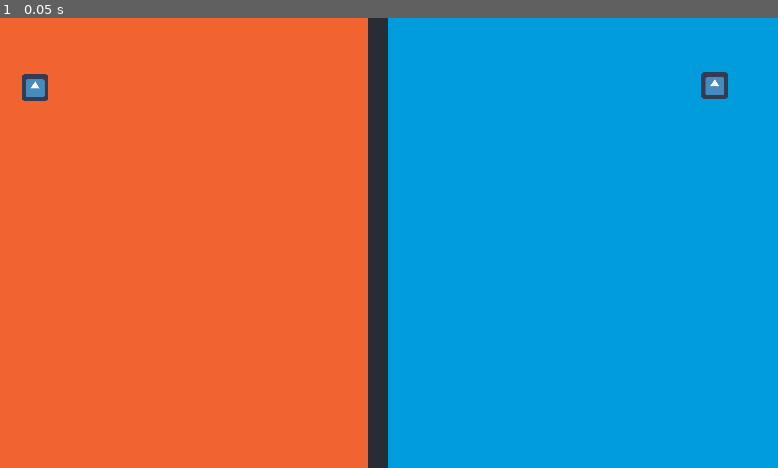
Above: before the commit, frame 1.
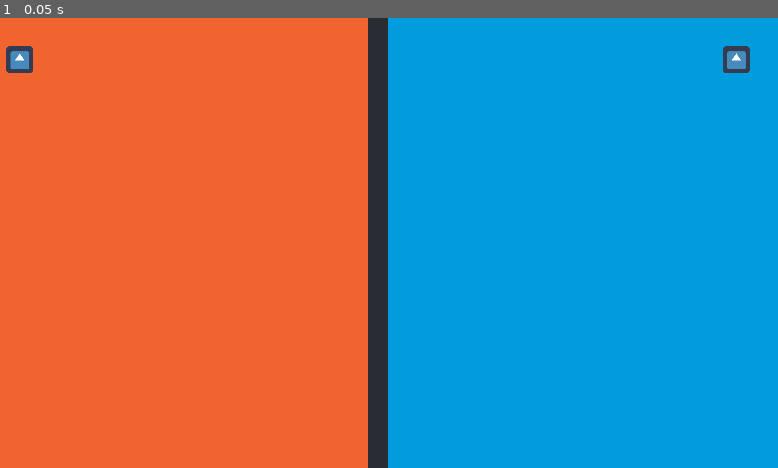
Above: after the commit, the same moment.

Repository: bitten-sweet-studio/paper-duel
Game: Godot game, scene res://arenas/arena_full.tscn
Two runs of this game, one before a commit and one after it. Both use one fixed random seed, a clock stepped at 60 frames per second and the inputs below. The engine's default icon, where the game draws it, is replaced by a stand-in: a white triangle on a blue panel in a dark square.
Inputs:
- Up to frame 1 (0.05 s): no input

The runs differ from the first frame. In frame 1, 0.8% of the frame differs, in the area x 0-97%, y 6-19%.

Commit message:
feat: Players Resources for movement_input

Diff:
--- a/game/arenas/arena_full.tscn
+++ b/game/arenas/arena_full.tscn
@@ -1,12 +1,17 @@
-[gd_scene load_steps=6 format=2]
+[gd_scene load_steps=9 format=2]
 
 [ext_resource path="res://arenas/arena_left.tscn" type="PackedScene" id=1]
 [ext_resource path="res://arenas/arena_right.tscn" type="PackedScene" id=2]
 [ext_resource path="res://arenas/middle_wall.tscn" type="PackedScene" id=3]
 [ext_resource path="res://arenas/side_wall.tscn" type="PackedScene" id=4]
 [ext_resource path="res://player/player.tscn" type="PackedScene" id=5]
+[ext_resource path="res://scripts/arena_full.gd" type="Script" id=6]
+[ext_resource path="res://player/right_player_input_definition.tres" type="Resource" id=7]
+[ext_resource path="res://player/left_player_input_definition.tres" type="Resource" id=8]
 
 [node name="arena_full" type="Node2D"]
+script = ExtResource( 6 )
+player_scene = ExtResource( 5 )
 
 [node name="Camera2D" type="Camera2D" parent="."]
 offset = Vector2( 960, 540 )
@@ -41,24 +46,18 @@
 
 [node name="middle_wall" parent="walls" instance=ExtResource( 3 )]
 
-[node name="player_left" parent="." instance=ExtResource( 5 )]
-position = Vector2( 137, 167 )
-__meta__ = {
-"_edit_group_": true
-}
-move_left_input = "wasd_left"
-move_right_input = "wasd_right"
-move_up_input = "wasd_up"
-move_down_input = "wasd_down"
+[node name="players_spawn_positions" type="Node2D" parent="."]
 
-[node name="player_right" parent="." instance=ExtResource( 5 )]
-position = Vector2( 1768, 162 )
-__meta__ = {
-"_edit_group_": true
-}
-move_left_input = "arrow_left"
-move_right_input = "arrow_right"
-move_up_input = "arrow_up"
-move_down_input = "arrow_down"
+[node name="Position2D" type="Position2D" parent="players_spawn_positions"]
+position = Vector2( 100, 100 )
 
-[editable path="player_left"]
+[node name="Position2D2" type="Position2D" parent="players_spawn_positions"]
+position = Vector2( 1820, 100 )
+
+[node name="players" type="Node2D" parent="."]
+
+[node name="player" parent="players" instance=ExtResource( 5 )]
+_movement_input_definition = ExtResource( 8 )
+
+[node name="player2" parent="players" instance=ExtResource( 5 )]
+_movement_input_definition = ExtResource( 7 )
--- /dev/null
+++ b/game/player/left_player_input_definition.tres
@@ -0,0 +1,10 @@
+[gd_resource type="Resource" load_steps=2 format=2]
+
+[ext_resource path="res://scripts/movement_input_definition.gd" type="Script" id=1]
+
+[resource]
+script = ExtResource( 1 )
+left_input = "wasd_left"
+right_input = "wasd_right"
+up_input = "wasd_up"
+down_input = "wasd_down"
--- /dev/null
+++ b/game/player/right_player_input_definition.tres
@@ -0,0 +1,10 @@
+[gd_resource type="Resource" load_steps=2 format=2]
+
+[ext_resource path="res://scripts/movement_input_definition.gd" type="Script" id=1]
+
+[resource]
+script = ExtResource( 1 )
+left_input = "arrow_left"
+right_input = "arrow_right"
+up_input = "arrow_up"
+down_input = "arrow_down"
--- a/game/project.godot
+++ b/game/project.godot
@@ -9,6 +9,11 @@
 config_version=4
 
 _global_script_classes=[ {
+"base": "Resource",
+"class": "MovementInputDefinition",
+"language": "GDScript",
+"path": "res://scripts/movement_input_definition.gd"
+}, {
 "base": "Node2D",
 "class": "Player",
 "language": "GDScript",
@@ -20,6 +25,7 @@
 "path": "res://scripts/player_movement.gd"
 } ]
 _global_script_class_icons={
+"MovementInputDefinition": "",
 "Player": "",
 "PlayerMovement": ""
 }
--- /dev/null
+++ b/game/scripts/arena_full.gd
@@ -0,0 +1,25 @@
+extends Node2D
+
+export var number_of_players = 2
+export var players_spawn_position_path : NodePath = ("players_spawn_positions")
+export var players_path : NodePath = ("players")
+export var player_scene : PackedScene
+
+onready var players_spawn_position = get_node(players_spawn_position_path)
+onready var players = get_node(players_path)
+
+
+func _ready():
+	reset_players_position()
+
+
+func reset_players_position():
+	for i in players.get_child_count():
+		players.get_child(i).global_position = players_spawn_position.get_child(i).global_position
+
+
+
+#func instantiate_players():
+	#for i in number_of_players:
+		#var current_player = player_scene.instance()
+		#players.add_child(current_player)
--- /dev/null
+++ b/game/scripts/movement_input_definition.gd
@@ -0,0 +1,7 @@
+extends Resource
+class_name MovementInputDefinition
+
+export var left_input : String
+export var right_input : String
+export var up_input : String
+export var down_input : String
--- a/game/scripts/player.gd
+++ b/game/scripts/player.gd
@@ -2,14 +2,11 @@
 class_name Player
 
 export var speed :float = 500.0
+export var _movement_input_definition : Resource
 
-export var move_left_input : String
-export var move_right_input : String
-export var move_up_input : String
-export var move_down_input : String
 export var player_body_path : NodePath = ("player_body")
 
 onready var player_body : PlayerMovement = get_node(player_body_path)
 
 func _ready():
-	player_body.set_movement_inputs(move_left_input,move_right_input, move_up_input,move_down_input)
+	player_body.set_movement_inputs(_movement_input_definition)
--- a/game/scripts/player_movement.gd
+++ b/game/scripts/player_movement.gd
@@ -3,10 +3,7 @@
 
 export var speed :float = 500.0
 
-export var _move_left_input : String
-export var _move_right_input : String
-export var _move_up_input : String
-export var _move_down_input : String
+export var _movement_input_definition : Resource
 
 
 var velocity
@@ -18,22 +15,14 @@
 
 func get_movement_input():
 	velocity = Vector2()
-	if Input.is_action_pressed(_move_right_input):
+	if Input.is_action_pressed(_movement_input_definition.right_input):
 		velocity.x = 1
-	if Input.is_action_pressed(_move_left_input):
+	if Input.is_action_pressed(_movement_input_definition.left_input):
 		velocity.x = -1
-	if Input.is_action_pressed(_move_down_input):
+	if Input.is_action_pressed(_movement_input_definition.down_input):
 		velocity.y = 1
-	if Input.is_action_pressed(_move_up_input):
+	if Input.is_action_pressed(_movement_input_definition.up_input):
 		velocity.y = -1
 
-func set_movement_inputs(
-left_input,
-right_input,
-up_input ,
-down_input):
-
-	_move_left_input = left_input
-	_move_right_input = right_input
-	_move_up_input  = up_input
-	_move_down_input = down_input
+func set_movement_inputs(movement_input_definition):
+	_movement_input_definition = movement_input_definition
